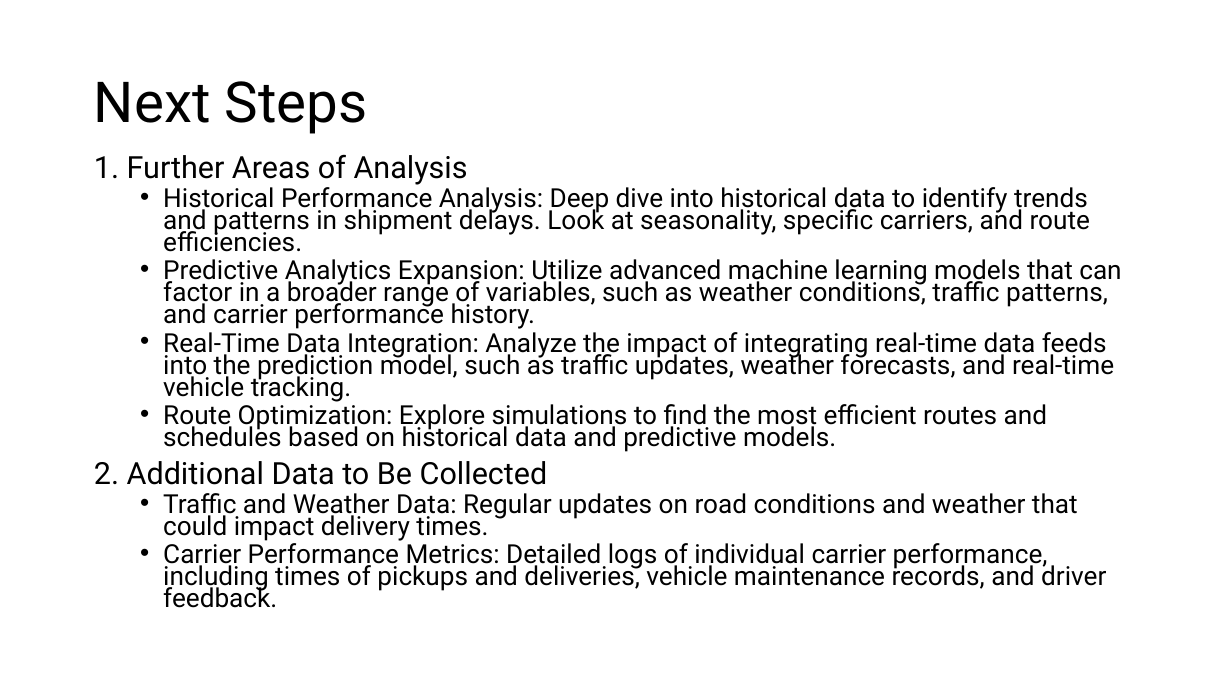
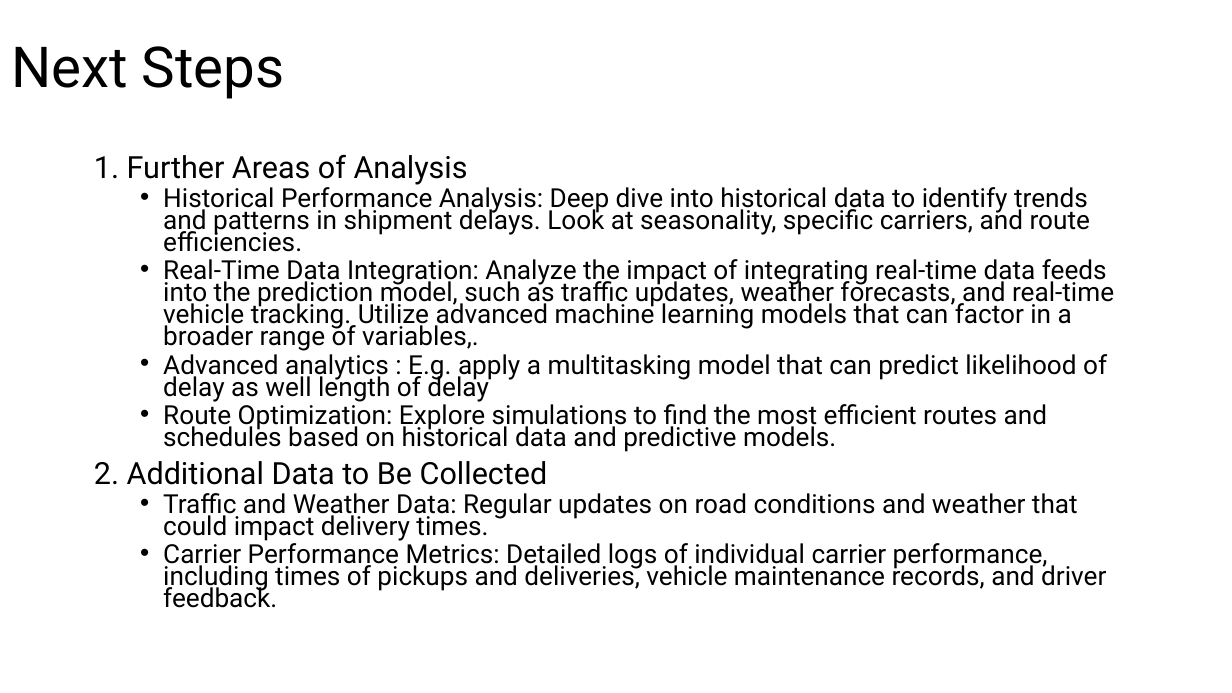
Before and after one commit to dansileshi/Shipment-Delay-Analysis, a slide deck: slide 9 of Shipment Delay Analysis Overview.pptx. Drawn at 1232x693 pixels with LibreOffice and Linux fonts; fonts in the diff are those of the drawing. Boxes give left, top, right and bottom in pixels: in the first picture for what was removed or moved away, otherwise in the second. Text is boxed around its words. In the diff, an @@ line names an element or a change of style, - is before the commit and + after.

```diff
--- a/Shipment Delay Analysis Overview.pptx
+++ b/Shipment Delay Analysis Overview.pptx
@@ title "Next Steps": place and size @@
-title "Next Steps" at (94, 81, 368, 134)
+title "Next Steps" at (11, 46, 285, 99)
@@ text at (163, 259, 1114, 402): text changed @@
-  • Predictive Analytics Expansion: Utilize advanced machine learning models that can factor in a broader range of variables, such as weather conditions, traffic patterns, and carrier performance history.
-  • Real-Time Data Integration: Analyze the impact of integrating real-time data feeds into the prediction model, such as traffic updates, weather forecasts, and real-time vehicle tracking.
+  • Real-Time Data Integration: Analyze the impact of integrating real-time data feeds into the prediction model, such as traffic updates, weather forecasts, and real-time vehicle tracking. Utilize advanced machine learning models that can factor in a broader range of variables,.
+  • Advanced analytics : E.g. apply a multitasking model that can predict likelihood of delay as well length of delay
```
Also in this commit, not shown: 6 other slides changed, 2 slides added, 8 slides removed, 9 other files.
